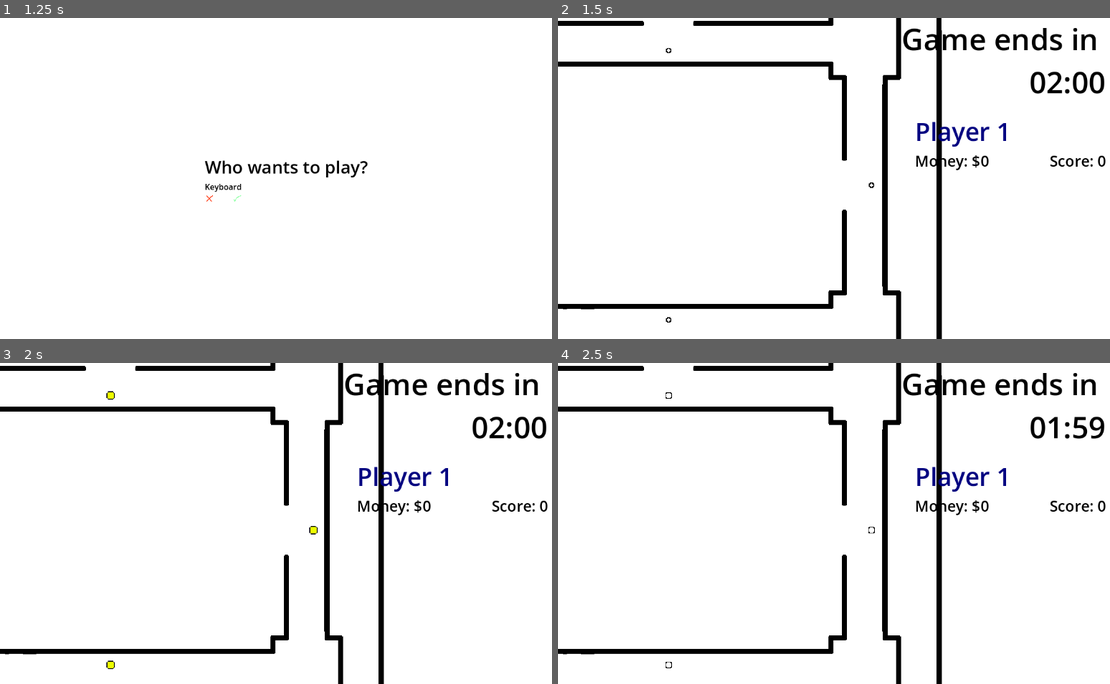
Above: before the commit, frames 1-4 (two rows, left to right).
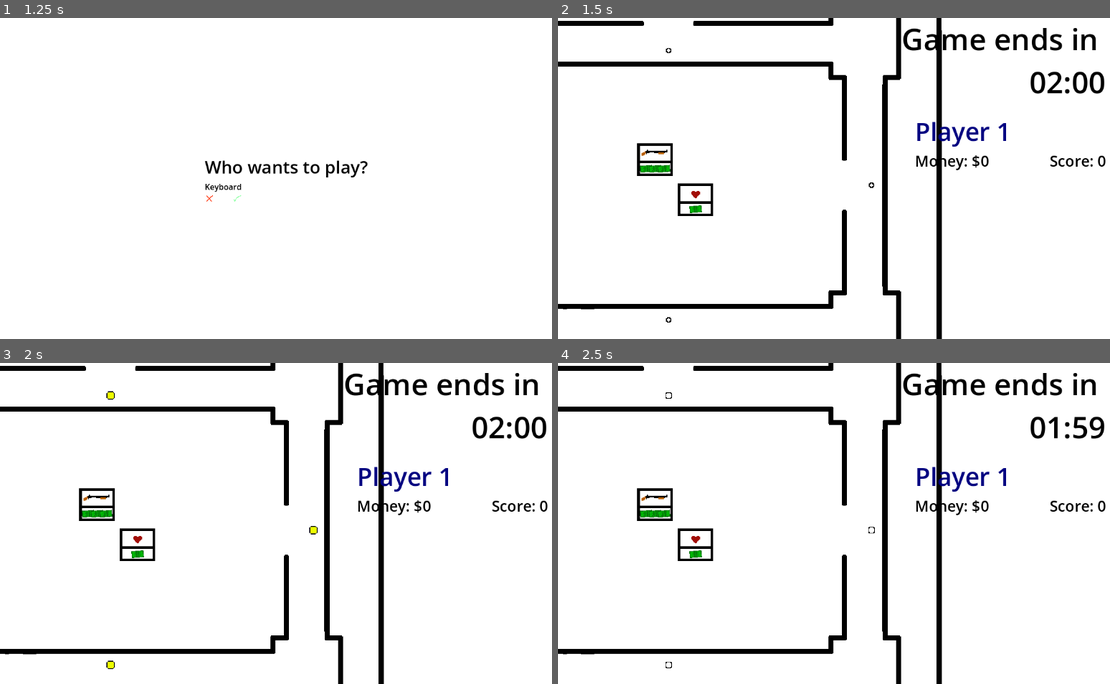
Above: after the commit, the same moments.

Repository: haihala/SGH-winter-jam-2025
Game: Godot game, scene res://menus/main_menu.tscn
The game is run twice, just before and just after one commit, with the same random seed, the same clock (stepped at 60 frames per second) and the same inputs.
Inputs:
- Up to frame 1 (1.25 s): click "Play" at 0.5 s
- Up to frame 2 (1.5 s): tap Enter at 1.25 s; hold D (kb_right) from 1.28 s (still down); tap Space (kb_attack) at 1.35 s
- Up to frame 3 (2 s): keep holding D (kb_right); tap E (kb_interact) at 1.55 s
- Up to frame 4 (2.5 s): release D (kb_right) at 2.03 s; hold S (kb_down) from 2.03 s (still down); tap E (kb_interact) at 2.1 s; tap Space (kb_attack) at 2.3 s

Frame 1 is identical in both runs. In frame 2, 0.8% of the frame differs, in the area x 14-29%, y 38-62%; in frame 3, 0.8%; in frame 4, 0.8%.

Commit message:
Working vending machines

Diff:
--- a/godot-project/attacks/attack.gd
+++ b/godot-project/attacks/attack.gd
@@ -14,8 +14,12 @@
 	self.player = shooter
 	$Sprite2D.material.set_shader_parameter("player_color", shooter.player_color)
 	match shooter.holding:
+		Item.Type.SHOTGUN:
+			speed = 20
+			return 0.5
+
 		Item.Type.GUN:
-			speed = 20
+			speed = 40
 			return 0.1
 
 		Item.Type.SWORD:
--- /dev/null
+++ b/godot-project/items/heart-sprite.tres
@@ -0,0 +1,7 @@
+[gd_resource type="AtlasTexture" load_steps=2 format=3 uid="uid://clrhonvd4n3k7"]
+
+[ext_resource type="Texture2D" uid="uid://qkl7pf5d2ldt" path="res://sprite_sheet.png" id="1_a4a68"]
+
+[resource]
+atlas = ExtResource("1_a4a68")
+region = Rect2(16, 96, 16, 16)
--- a/godot-project/items/item.gd
+++ b/godot-project/items/item.gd
@@ -1,13 +1,17 @@
 class_name Item
 
-enum Type {NONE, SWORD, GUN, MONEY}
+enum Type {NONE, SWORD, GUN, SHOTGUN, HEART, MONEY}
 
 static func get_texture(type: Type) -> Texture:
 	match type:
 		Type.GUN:
-			return load("res://items/gun-sprite.tres")
+			return load("res://items/pistol-sprite.tres")
 		Type.SWORD:
 			return load("res://items/sword-sprite.tres")
+		Type.SHOTGUN:
+			return load("res://items/shotgun-sprite.tres")
+		Type.HEART:
+			return load("res://items/heart-sprite.tres")
 		Type.MONEY:
 			return load("res://items/money-sprite.tres")
 
@@ -24,6 +28,7 @@
 	match type:
 		Type.GUN:
 			return 6
-
+		Type.SHOTGUN:
+			return 4
 	# Infinite
 	return -1
--- /dev/null
+++ b/godot-project/items/pistol-sprite.tres
@@ -0,0 +1,7 @@
+[gd_resource type="AtlasTexture" load_steps=2 format=3 uid="uid://dm5phbe8g2e7t"]
+
+[ext_resource type="Texture2D" uid="uid://qkl7pf5d2ldt" path="res://sprite_sheet.png" id="1_15xnt"]
+
+[resource]
+atlas = ExtResource("1_15xnt")
+region = Rect2(16, 48, 16, 16)
--- a/godot-project/items/gun-sprite.tres
+++ b/godot-project/items/shotgun-sprite.tres
@@ -4,4 +4,4 @@
 
 [resource]
 atlas = ExtResource("1_irjbn")
-region = Rect2(16, 48, 16, 16)
+region = Rect2(48, 48, 32, 16)
--- /dev/null
+++ b/godot-project/items/vending-machine.tres
@@ -0,0 +1,7 @@
+[gd_resource type="AtlasTexture" load_steps=2 format=3 uid="uid://bxl2t73yams75"]
+
+[ext_resource type="Texture2D" uid="uid://qkl7pf5d2ldt" path="res://sprite_sheet.png" id="1_23vpd"]
+
+[resource]
+atlas = ExtResource("1_23vpd")
+region = Rect2(48, 80, 16, 16)
--- /dev/null
+++ b/godot-project/items/vending_machine.gd
@@ -0,0 +1,33 @@
+extends Node2D
+
+class_name VendingMachine
+
+@export var item_type: Item.Type
+@export var cost: int
+@export var money_sample: Node
+
+# Called when the node enters the scene tree for the first time.
+func _ready() -> void:
+	var max_bill_offset = money_sample.position.x
+
+	if cost > 1:
+		var per_bill_offset = max_bill_offset * 2 / (cost-1)
+		for bill in range(cost):
+			spawn_bill_at(-max_bill_offset + per_bill_offset * bill)
+	elif cost == 1:
+		spawn_bill_at(0)
+
+	$"Item sprite".texture = Item.get_texture(item_type)
+
+func spawn_bill_at(x: float) -> void:
+	var dupe = money_sample.duplicate()
+	dupe.position.x = x
+	dupe.visible = true
+	add_child(dupe)
+
+func player_enter(player) -> void:
+	player.machines_in_range.push_back(self)
+
+func player_exit(player) -> void:
+	if self in player.machines_in_range:
+		player.machines_in_range.erase(self)
--- /dev/null
+++ b/godot-project/items/vending_machine.tscn
@@ -0,0 +1,52 @@
+[gd_scene load_steps=7 format=3 uid="uid://blocq8j366fc0"]
+
+[ext_resource type="Script" path="res://items/vending_machine.gd" id="1_31ct4"]
+[ext_resource type="Texture2D" uid="uid://bxl2t73yams75" path="res://items/vending-machine.tres" id="1_fx7ob"]
+[ext_resource type="Texture2D" uid="uid://crrscr0kweurw" path="res://items/shotgun-sprite.tres" id="3_3swuh"]
+[ext_resource type="Texture2D" uid="uid://bqq5jqpyaicrn" path="res://items/money-sprite.tres" id="4_oklvc"]
+
+[sub_resource type="RectangleShape2D" id="RectangleShape2D_p0yxx"]
+size = Vector2(14, 13)
+
+[sub_resource type="CircleShape2D" id="CircleShape2D_amadv"]
+radius = 13.4017
+
+[node name="VendingMachine" type="StaticBody2D" node_paths=PackedStringArray("money_sample")]
+position = Vector2(22.917, 21.131)
+scale = Vector2(3, 3)
+script = ExtResource("1_31ct4")
+item_type = 3
+cost = 1
+money_sample = NodePath("Money sprite")
+
+[node name="Frame sprite" type="Sprite2D" parent="."]
+texture_filter = 1
+texture = ExtResource("1_fx7ob")
+
+[node name="Item sprite" type="Sprite2D" parent="."]
+texture_filter = 1
+position = Vector2(0, -2)
+scale = Vector2(0.35, 0.35)
+texture = ExtResource("3_3swuh")
+
+[node name="Money sprite" type="Sprite2D" parent="."]
+visible = false
+texture_filter = 1
+position = Vector2(3.5, 4)
+rotation = -0.0872665
+scale = Vector2(0.3, 0.3)
+texture = ExtResource("4_oklvc")
+
+[node name="CollisionShape2D" type="CollisionShape2D" parent="."]
+position = Vector2(0, 0.5)
+shape = SubResource("RectangleShape2D_p0yxx")
+
+[node name="Trigger area" type="Area2D" parent="."]
+collision_layer = 0
+collision_mask = 8
+
+[node name="CollisionShape2D" type="CollisionShape2D" parent="Trigger area"]
+shape = SubResource("CircleShape2D_amadv")
+
+[connection signal="body_entered" from="Trigger area" to="." method="player_enter"]
+[connection signal="body_exited" from="Trigger area" to="." method="player_exit"]
--- a/godot-project/level/setup_tile_map.gd
+++ b/godot-project/level/setup_tile_map.gd
@@ -3,19 +3,39 @@
 # Called when the node enters the scene tree for the first time.
 func setup() -> Array[Vector2]:
 	var spawner_scene = load("res://items/spawner.tscn")
+	var vending_scene = load("res://items/vending_machine.tscn")
 	var spawn_points: Array[Vector2] = []
 	for coords in get_used_cells():
 		var td = get_cell_tile_data(coords)
 		var tile_position = (Vector2(coords) + Vector2(0.5, 0.5)) * Vector2(tile_set.tile_size)
 
 		if td.get_custom_data("basic_item_spawner"):
+			erase_cell(coords)
+
 			var spawner = spawner_scene.instantiate()
 			spawner.position = tile_position
-			# Offset because origins
 			add_child(spawner)
-			erase_cell(coords)
+
 		elif td.get_custom_data("player_spawner"):
 			erase_cell(coords)
+
 			spawn_points.push_back(tile_position * scale)
+		elif td.get_custom_data("shotgun_vending_machine"):
+			erase_cell(coords)
+
+			var machine = vending_scene.instantiate()
+			machine.position = tile_position
+			machine.item_type = Item.Type.SHOTGUN
+			machine.cost = 3
+			add_child(machine)
+
+		elif td.get_custom_data("health_vending_machine"):
+			erase_cell(coords)
+
+			var machine = vending_scene.instantiate()
+			machine.position = tile_position
+			machine.item_type = Item.Type.HEART
+			machine.cost = 1
+			add_child(machine)
 
 	return spawn_points
--- a/godot-project/level/world.tscn
+++ b/godot-project/level/world.tscn
@@ -72,6 +72,10 @@
 5:2/0/custom_data_0 = true
 6:2/0 = 0
 6:2/0/custom_data_1 = true
+7:2/0 = 0
+7:2/0/custom_data_3 = true
+8:2/0 = 0
+8:2/0/custom_data_2 = true
 
 [sub_resource type="TileSet" id="TileSet_hd7rh"]
 physics_layer_0/collision_layer = 1
@@ -82,6 +86,10 @@
 custom_data_layer_0/type = 1
 custom_data_layer_1/name = "player_spawner"
 custom_data_layer_1/type = 1
+custom_data_layer_2/name = "shotgun_vending_machine"
+custom_data_layer_2/type = 1
+custom_data_layer_3/name = "health_vending_machine"
+custom_data_layer_3/type = 1
 sources/1 = SubResource("TileSetAtlasSource_b1nh1")
 
 [node name="World" type="Node2D" node_paths=PackedStringArray("player_hud_container", "timer_label")]
@@ -97,7 +105,7 @@
 z_index = -2
 texture_filter = 1
 scale = Vector2(10, 10)
-tile_map_data = PackedByteArray("AAAPAP//AQAAAAAAAAAPAAAAAQA …(5535 unchanged characters)… AGAAIAAAANAPb/AQAGAAIAAADy//b/AQAGAAIAAAA=")
+tile_map_data = PackedByteArray("AAAPAP//AQAAAAAAAAAPAAAAAQA …(5535 unchanged characters)… AGAAIAAAANAPb/AQAGAAIAAADy//b/AQAGAAIAAAD+//7/AQAIAAIAAAABAAEAAQAHAAIAAAA=")
 tile_set = SubResource("TileSet_hd7rh")
 script = ExtResource("3_74ovu")
 
--- a/godot-project/player/player.gd
+++ b/godot-project/player/player.gd
@@ -8,6 +8,7 @@
 var money: int = 0
 var movement_input: Vector2 = Vector2.ZERO
 var ammo: int = -1
+var machines_in_range: Array[VendingMachine] = []
 
 @export var player_index: int = 0
 @export var speed: float = 1000
@@ -38,6 +39,9 @@
 	if Input.is_action_just_pressed("kb_attack"):
 		attack()
 
+	if Input.is_action_just_pressed("kb_interact"):
+		interact()
+
 func _input(event):
 	if event.device != player_index || event.is_echo():
 		return
@@ -51,6 +55,9 @@
 
 	if event.is_action_pressed("joy_attack"):
 		attack()
+
+	if event.is_action_pressed("joy_interact"):
+		interact()
 
 func face_forward():
 	var look_dir = Vector2(cos(rotation), sin(rotation))
@@ -67,6 +74,12 @@
 func attack():
 	if $AttackCooldown.is_stopped():
 		match holding:
+			Item.Type.SHOTGUN:
+				spawn_attack(attack_scene, false, -PI/4)
+				spawn_attack(attack_scene, false, -PI/8)
+				spawn_attack(attack_scene, false)
+				spawn_attack(attack_scene, false, PI/8)
+				spawn_attack(attack_scene, false, PI/4)
 			Item.Type.GUN:
 				spawn_attack(attack_scene, false)
 			Item.Type.SWORD:
@@ -79,7 +92,7 @@
 			holding = Item.Type.NONE
 		$AttackSound.play(0.0)
 
-func spawn_attack(scene: PackedScene, attached: bool) -> void:
+func spawn_attack(scene: PackedScene, attached: bool, angle_offset: float = 0) -> void:
 	var instance = scene.instantiate()
 
 	var placement_offset = 30
@@ -87,21 +100,45 @@
 
 	if attached:
 		host = self
-		instance.position.x = placement_offset
+		instance.position.x = placement_offset * cos(angle_offset)
+		instance.position.y = placement_offset * sin(angle_offset)
 	else:
 		host = get_parent()
+		var angle = rotation + angle_offset
 
-		var look_dir = Vector2(cos(rotation), sin(rotation))
+		var look_dir = Vector2(cos(angle), sin(angle))
 		instance.position += position + placement_offset * look_dir
-		instance.rotation = rotation
+		instance.rotation = angle
 
 	host.add_child(instance)
 	$AttackCooldown.start(instance.configure(self))
+
+func interact() -> void:
+	print(machines_in_range)
+	if machines_in_range.is_empty():
+		return
+
+	var closest_affordable = null
+	var min_dist = INF
+	for machine in machines_in_range:
+		if machine.cost > money:
+			continue
+
+		var dist = (position - machine.position).length()
+		if dist < min_dist:
+			min_dist = dist
+			closest_affordable = machine
+
+	if closest_affordable != null:
+		money -= closest_affordable.cost
+		pick_up(closest_affordable.item_type)
 
 func pick_up(item_type):
 	if item_type == Item.Type.MONEY:
 		money += 1
 		update_money_ui.emit(money)
+	elif item_type == Item.Type.HEART:
+		health += 1
 	else:
 		holding = item_type
 		ammo = Item.ammo_for(item_type)
--- a/godot-project/player/player.tscn
+++ b/godot-project/player/player.tscn
@@ -15,7 +15,7 @@
 radius = 40.1995
 
 [node name="Player" type="CharacterBody2D"]
-collision_layer = 7
+collision_layer = 15
 script = ExtResource("1_jyoey")
 
 [node name="Sprite2D" type="Sprite2D" parent="."]
--- a/godot-project/project.godot
+++ b/godot-project/project.godot
@@ -105,6 +105,12 @@
 ]
 }
 
+[layer_names]
+
+2d_physics/layer_1="Terrain"
+2d_physics/layer_3="Targetables"
+2d_physics/layer_4="Vending"
+
 [rendering]
 
 environment/defaults/default_clear_color=Color(1, 1, 1, 1)
Binary file changed: godot-project/sprite_sheet.png
